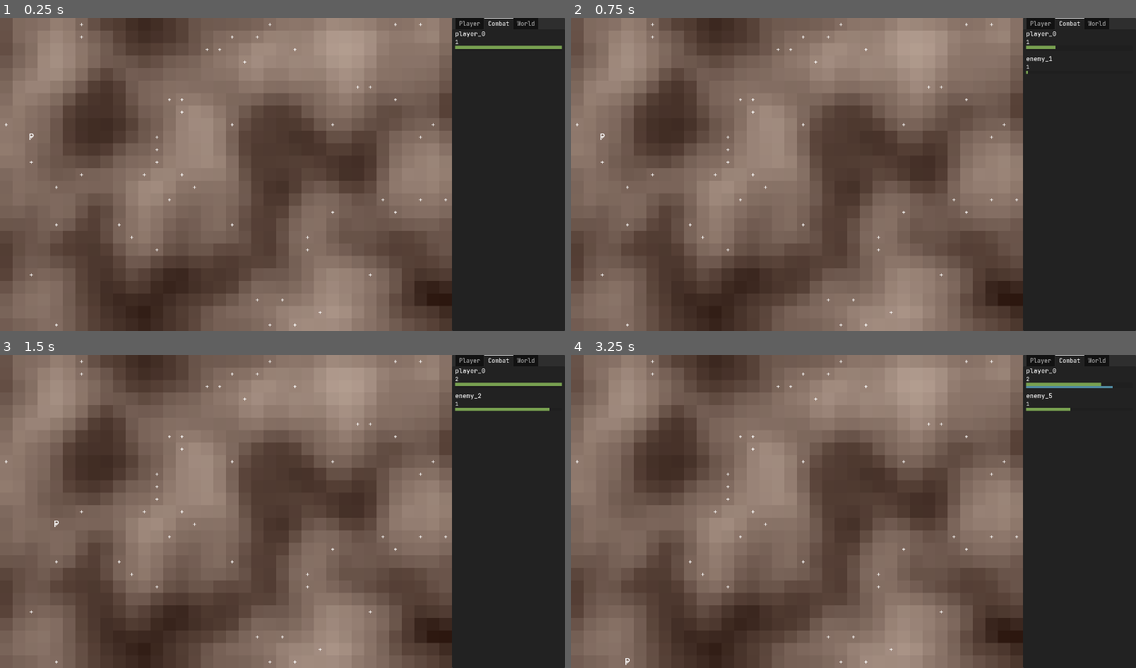
Above: before the commit, frames 1-4 (two rows, left to right).
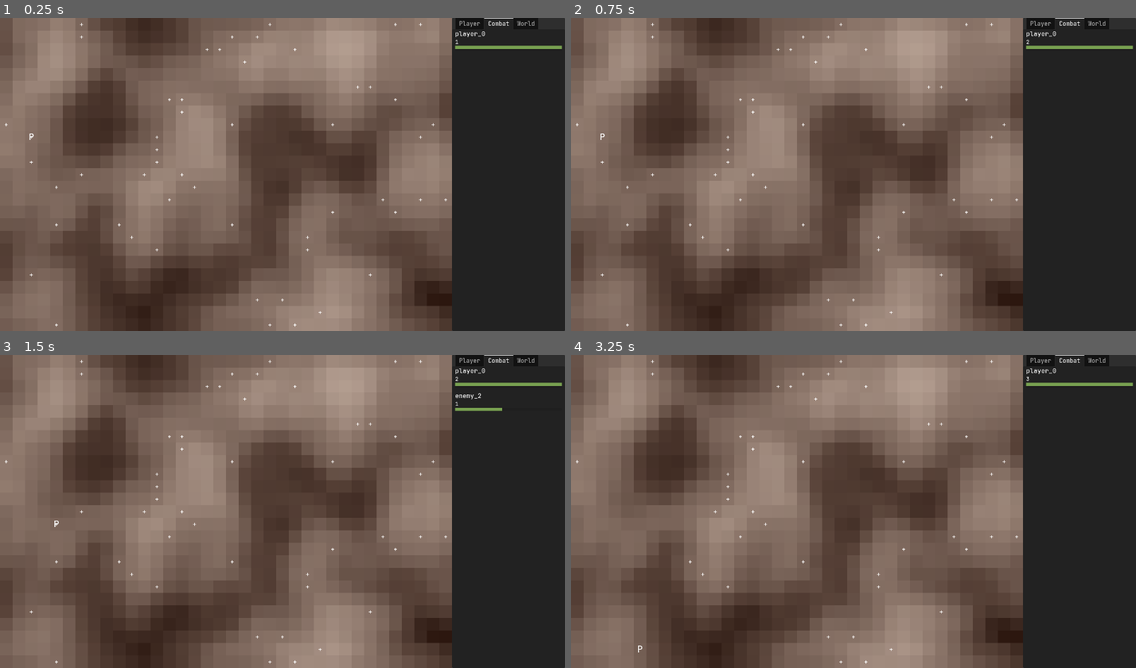
Above: after the commit, the same moments.

Repository: crystalfiction/rpg-simulator
Game: Godot game, scene res://src/controllers/world/world_controller.tscn
The game is run twice, just before and just after one commit, with the same random seed, the same clock (stepped at 60 frames per second) and the same inputs.
Inputs:
- Up to frame 1 (0.25 s): no input
- Up to frame 2 (0.75 s): hold - (world_tick_dec) from 0.53 s (still down)
- Up to frame 3 (1.5 s): release - (world_tick_dec) at 1.28 s; tap = (world_tick_inc) at 1.35 s
- Up to frame 4 (3.25 s): hold - (world_tick_dec) 2.03-2.78 s; tap Enter at 2.75 s; tap = (world_tick_inc) at 2.85 s

Frame 1 is identical in both runs. In frame 2, 0.2% of the frame differs, in the area x 5-100%, y 6-39%; in frame 3, less than 0.1%; in frame 4, 0.3%, in the area x 9-100%, y 6-100%.

Commit message:
reimplimented class ability multipliers scaling with attributes

Diff:
--- a/src/controllers/entities/actions/attacks/brute/frenzy_attack.gd
+++ b/src/controllers/entities/actions/attacks/brute/frenzy_attack.gd
@@ -9,7 +9,9 @@
 
 func calculate_multiplier():
     # initialize multiplier
-    pass
+    var strength: int = self.data.src.data.stats.strength
+    var strength_bonus: float = clampf(strength / 100.0, 0, 1)
+    self.data.multiplier += strength_bonus
 
 # initialize data before _ready
 func _init() -> void:
--- a/src/controllers/entities/actions/attacks/tactician/sway_odds_attack.gd
+++ b/src/controllers/entities/actions/attacks/tactician/sway_odds_attack.gd
@@ -10,7 +10,9 @@
 
 func calculate_multiplier():
     # initialize multiplier
-    pass
+    var perception: int = self.data.src.data.stats.perception
+    var perception_bonus: float = clampf(perception / 100.0, 0, 1)
+    self.data.multiplier += perception_bonus
 
 # initialize data before _ready
 func _init() -> void:
--- a/src/controllers/entities/actions/attacks/wanderer/persist_attack.gd
+++ b/src/controllers/entities/actions/attacks/wanderer/persist_attack.gd
@@ -10,7 +10,10 @@
 
 func calculate_multiplier():
     # initialize multiplier
-    pass
+    var stamina: int = self.data.src.data.stats.stamina
+    var stam_bonus: float = clampf(stamina / 100.0, 0, 1)
+    self.data.multiplier += stam_bonus
+
 
 # initialize data before _ready
 func _init() -> void:
--- a/src/controllers/entities/player/player_controller.gd
+++ b/src/controllers/entities/player/player_controller.gd
@@ -4,7 +4,7 @@
 var party_controller_script = preload("res://src/controllers/entities/player/party_controller.gd")
 
 # components
-var init_class: Player.PlayerClass = Player.PlayerClass.BASE
+var init_class: Player.PlayerClass = Player.PlayerClass.WANDERER
 
 var party_controller: Controller
 
